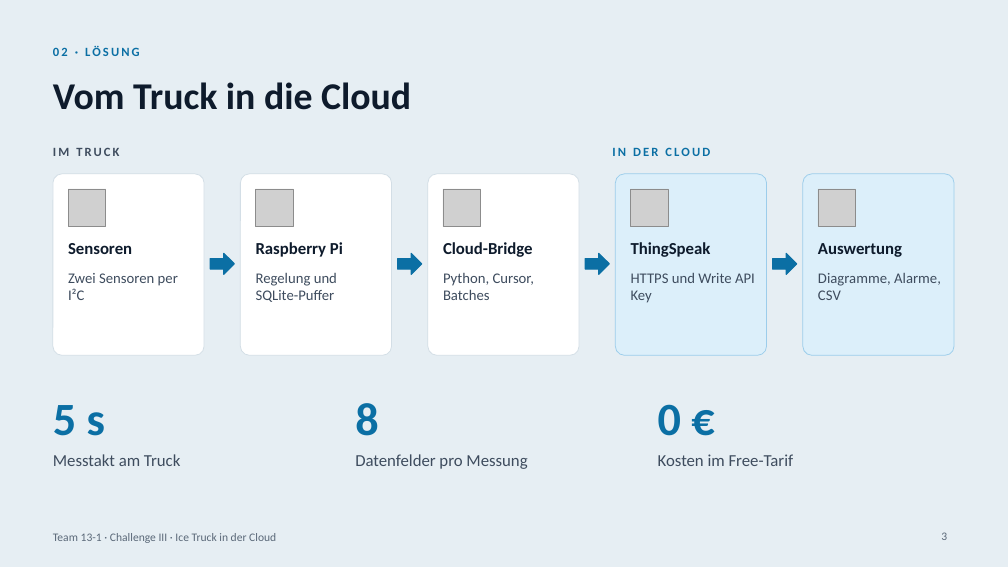
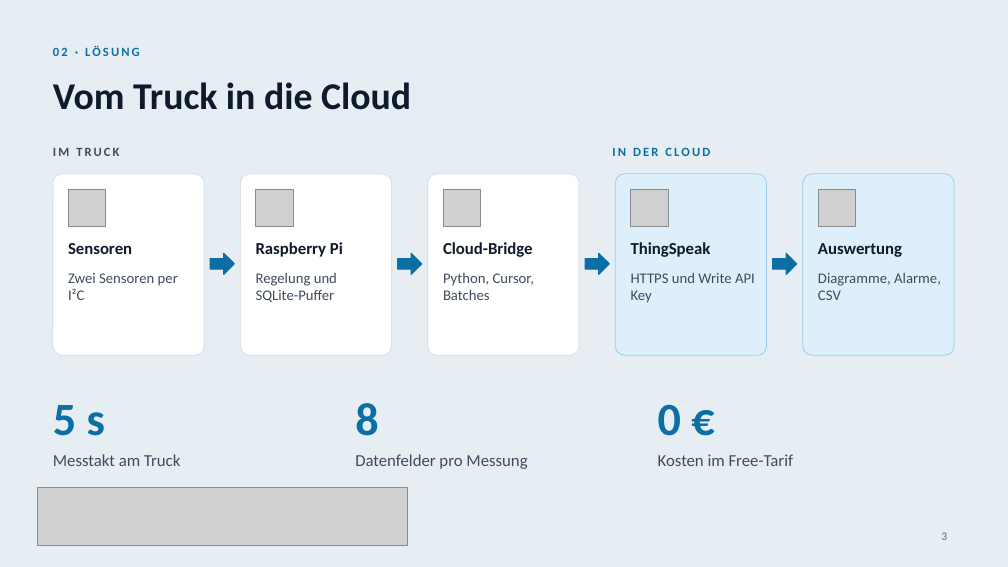
Before and after one commit to 47Felix/RasberryPI-Team-13, a slide deck: slide 3 of Challenge-III-Ice-Truck-Cloud/Praesentation/ice-truck-in-der-cloud.pptx. Drawn at 1008x567 pixels with LibreOffice and Linux fonts; fonts in the diff are those of the drawing; grey boxes stand for pictures. Boxes give left, top, right and bottom in pixels: in the first picture for what was removed or moved away, otherwise in the second. Text is boxed around its words. In the diff, an @@ line names an element or a change of style, - is before the commit and + after.

```diff
--- a/Challenge-III-Ice-Truck-Cloud/Praesentation/ice-truck-in-der-cloud.pptx
+++ b/Challenge-III-Ice-Truck-Cloud/Praesentation/ice-truck-in-der-cloud.pptx
@@ picture added at <box>38,488,408,545</box> @@
@@ text removed at <box>53,533,276,543</box> @@
-Team 13-1 · Challenge III · Ice Truck in der Cloud
```
Also in this commit, not shown: 12 other slides changed.
